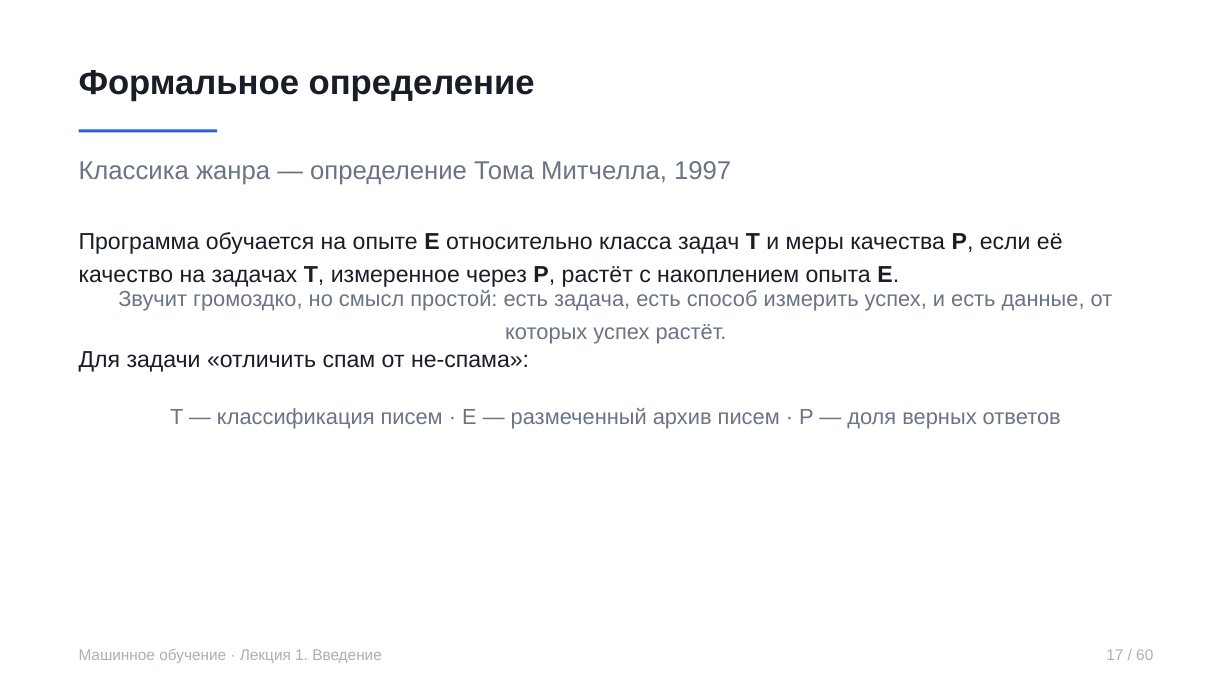
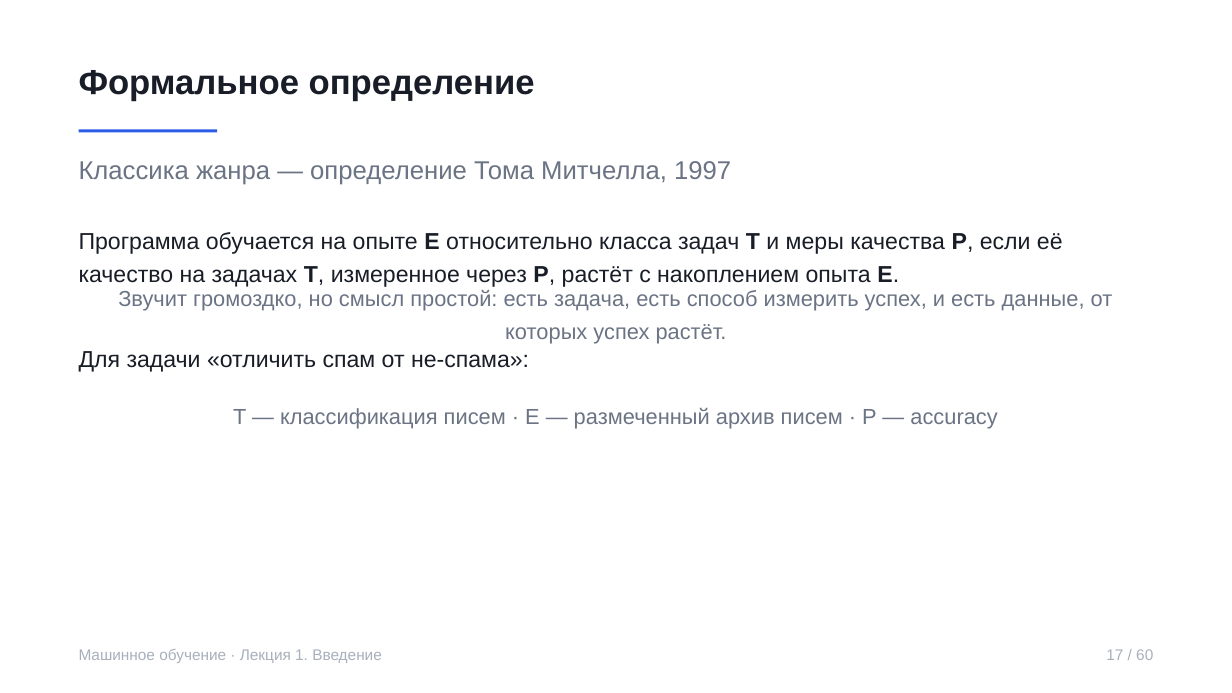
Before and after one commit to rustam-azimov/ml-course-spbu, a slide deck: slide 17 of lectures/lecture01.pptx. Drawn at 1232x693 pixels with LibreOffice and Linux fonts; fonts in the diff are those of the drawing. Boxes give left, top, right and bottom in pixels: in the first picture for what was removed or moved away, otherwise in the second. Text is boxed around its words. In the diff, an @@ line names an element or a change of style, - is before the commit and + after.

```diff
--- a/lectures/lecture01.pptx
+++ b/lectures/lecture01.pptx
@@ text at [233,408,997,429]: text changed @@
-T — классификация писем · E — размеченный архив писем · P — доля верных ответов
+T — классификация писем · E — размеченный архив писем · P — accuracy
```
Also in this commit, not shown: 1 other file.
